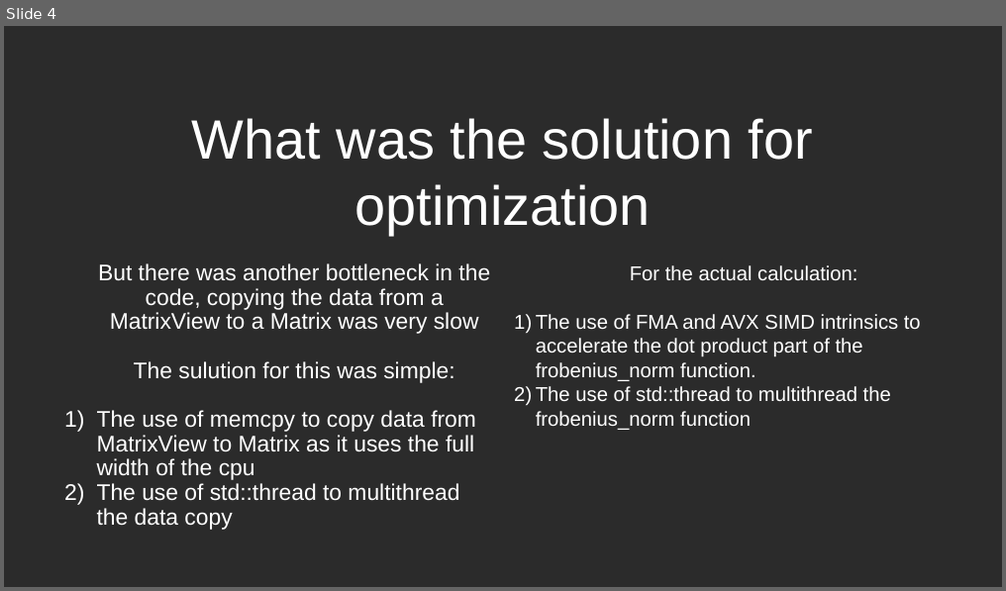
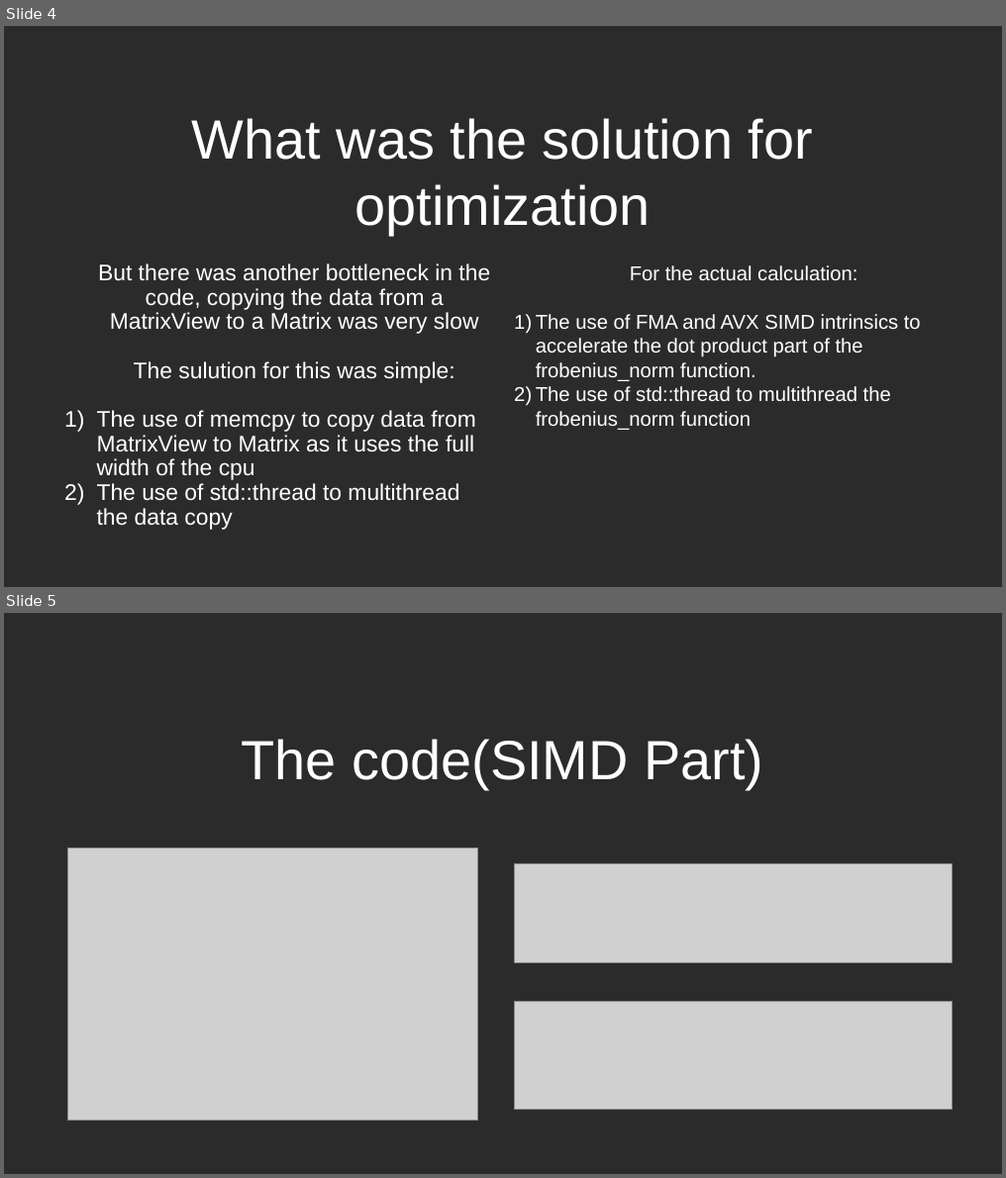
Before and after one commit to MajidAbdelilah/um6p_project_showcase, a slide deck: um6p_showcase.odp. Shown one above the other, each under a label of ours: slide 4 before the commit, slides 4 and 5 after it. The pictures are 1006x591 and 1006x1178 pixels, drawn with LibreOffice and Linux fonts; fonts in the diff are those of the drawing; grey boxes stand for pictures; background and template pictures are left out; a plain dark background stands for a picture behind light text. Boxes give left, top, right and bottom in pixels: in the first picture for what was removed or moved away, otherwise in the second. Text is boxed around its words. In the diff, an @@ line names an element or a change of style, - is before the commit and + after.

```diff
--- a/um6p_showcase.odp
+++ b/um6p_showcase.odp
@@ slide 5 added at (x1=4, y1=613, x2=1002, y2=1174), background picture (left out) @@
@@ title added at (x1=242, y1=739, x2=763, y2=789), 44 pt, text #FFFFFF @@
+The code(SIMD Part)
@@ picture added at (x1=68, y1=849, x2=478, y2=1121) @@
@@ picture added at (x1=514, y1=863, x2=952, y2=962) @@
@@ picture added at (x1=514, y1=1001, x2=952, y2=1109) @@
```
Also in this commit, not shown: 2 slides changed, 3 other slides added, 1 other file.
